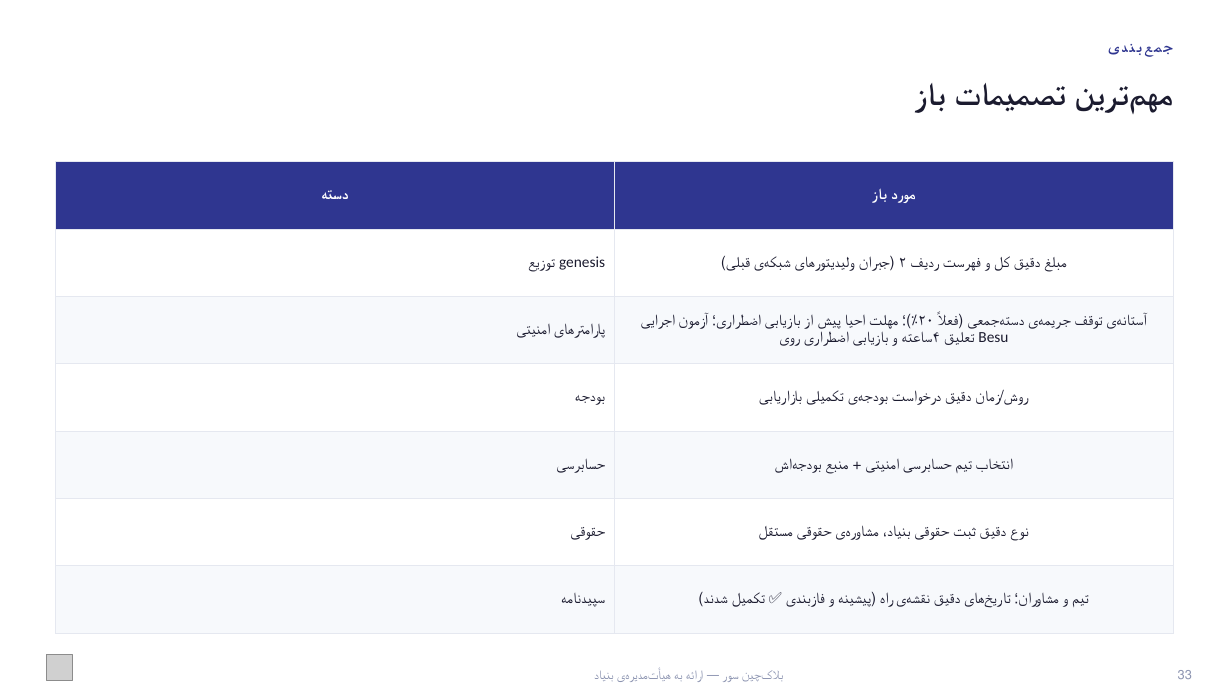
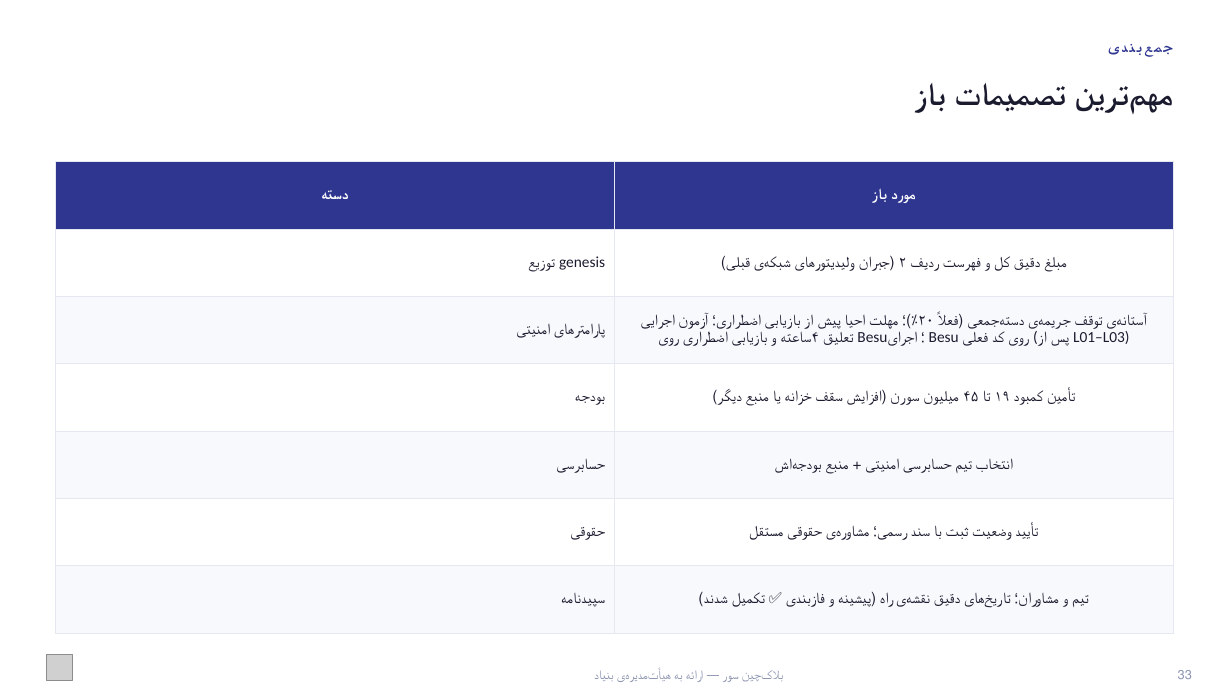
Before and after one commit to Sur-network/sur-new, a slide deck: slide 34 of presentations/Sur - Board Presentation.pptx. Drawn at 1232x693 pixels with LibreOffice and Linux fonts; fonts in the diff are those of the drawing; grey boxes stand for pictures. Boxes give left, top, right and bottom in pixels: in the first picture for what was removed or moved away, otherwise in the second. Text is boxed around its words. In the diff, an @@ line names an element or a change of style, - is before the commit and + after.

```diff
--- a/presentations/Sur - Board Presentation.pptx
+++ b/presentations/Sur - Board Presentation.pptx
@@ table at (x1=55, y1=162, x2=1174, y2=633) @@
-row 3, column 2: آستانه‌ی توقف جریمه‌ی دسته‌جمعی (فعلاً ۲۰٪)؛ مهلت احیا پیش از بازیابی اضطراری؛ آزمون اجرایی تعلیق ۴ساعته و بازیابی اضطراری روی Besu
+row 3, column 2: آستانه‌ی توقف جریمه‌ی دسته‌جمعی (فعلاً ۲۰٪)؛ مهلت احیا پیش از بازیابی اضطراری؛ آزمون اجرایی تعلیق ۴ساعته و بازیابی اضطراری روی Besu؛ اجرای Besu روی کد فعلی (پس از L01–L03)
-row 4, column 2: روش/زمان دقیق درخواست بودجه‌ی تکمیلی بازاریابی
+row 4, column 2: تأمین کمبود ۱۹ تا ۴۵ میلیون سورن (افزایش سقف خزانه یا منبع دیگر)
-row 6, column 2: نوع دقیق ثبت حقوقی بنیاد، مشاوره‌ی حقوقی مستقل
+row 6, column 2: تأیید وضعیت ثبت با سند رسمی؛ مشاوره‌ی حقوقی مستقل
```
Also in this commit, not shown: 12 other slides changed, 35 other files.
